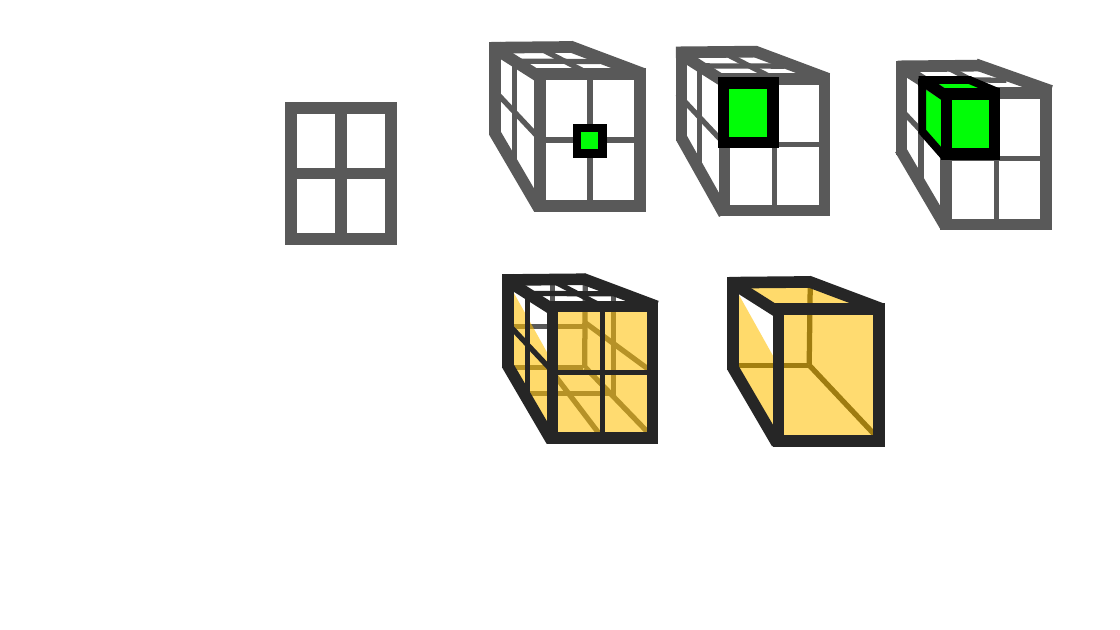
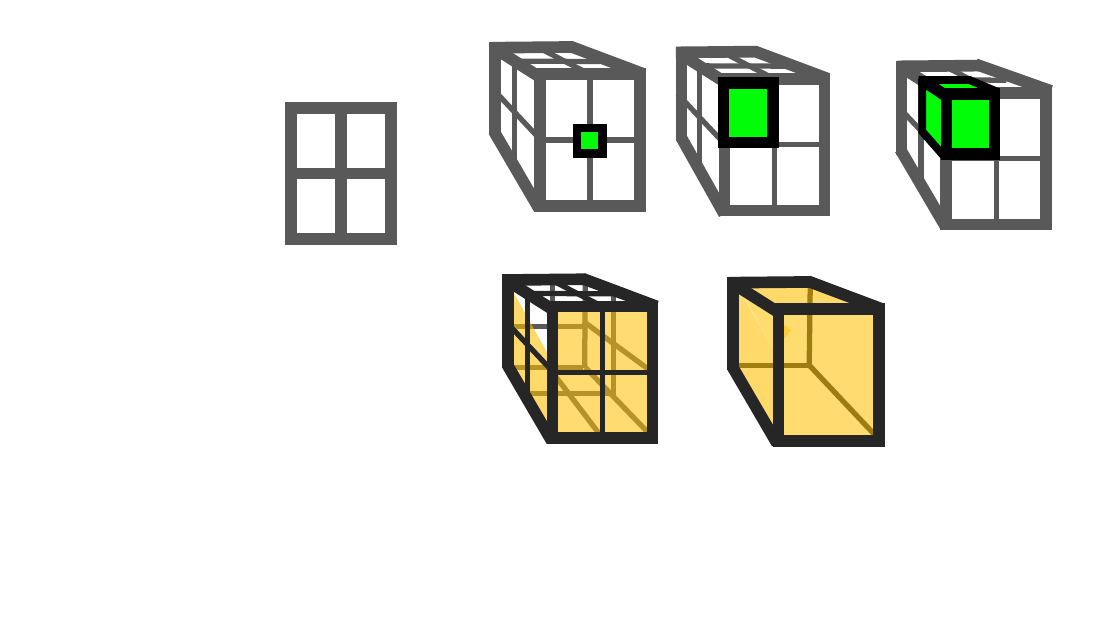
Before and after one commit to luchete80/fluxsol, a slide deck: slide 4 of FluxSol-CAE/Icons/Icons.pptx. Drawn at 1120x630 pixels with LibreOffice and Linux fonts; fonts in the diff are those of the drawing. Boxes give left, top, right and bottom in pixels: in the first picture for what was removed or moved away, otherwise in the second. Text is boxed around its words. In the diff, an @@ line names an element or a change of style, - is before the commit and + after.

```diff
--- a/FluxSol-CAE/Icons/Icons.pptx
+++ b/FluxSol-CAE/Icons/Icons.pptx
@@ triangle added at bbox=[723, 288, 791, 351], fill #FFC000 at 56% opacity @@
@@ parallelogram: place and size @@
-parallelogram at bbox=[734, 285, 774, 444]
+parallelogram at bbox=[734, 279, 774, 444]
```
Also in this commit, not shown: 3 other files.
